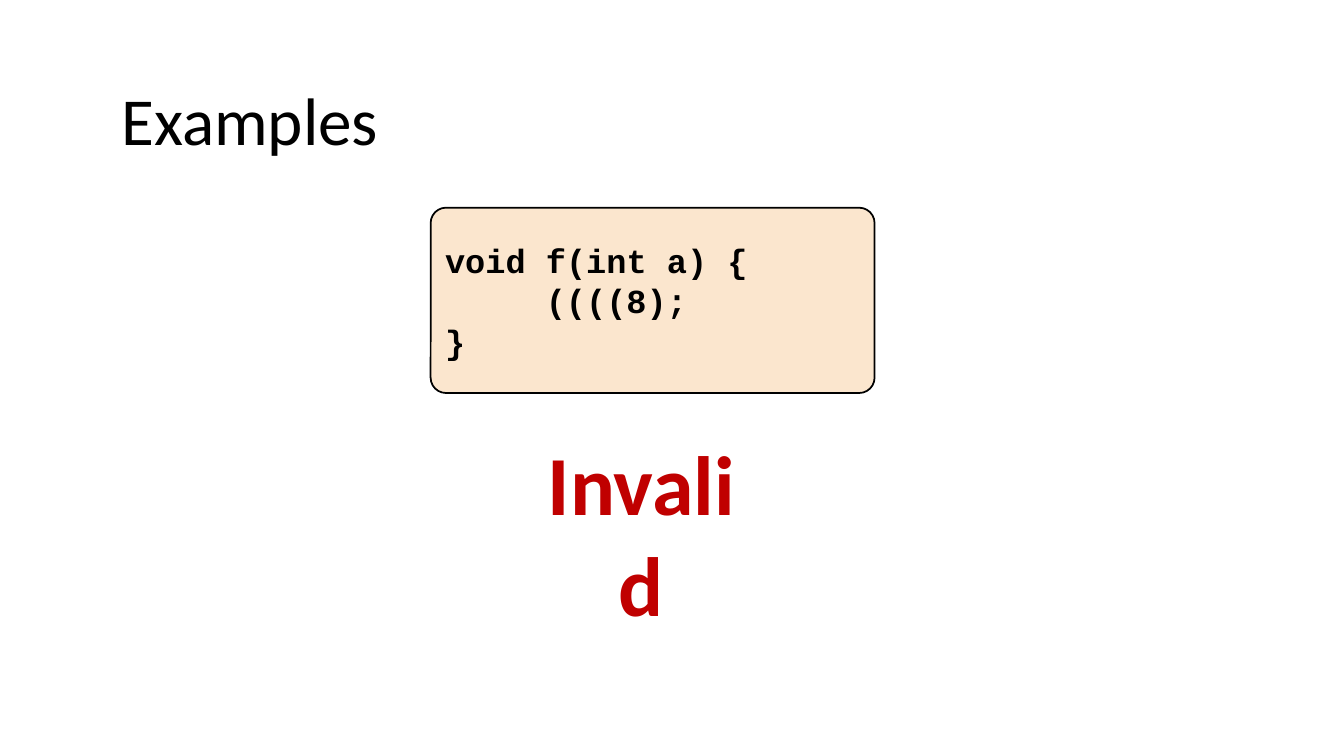
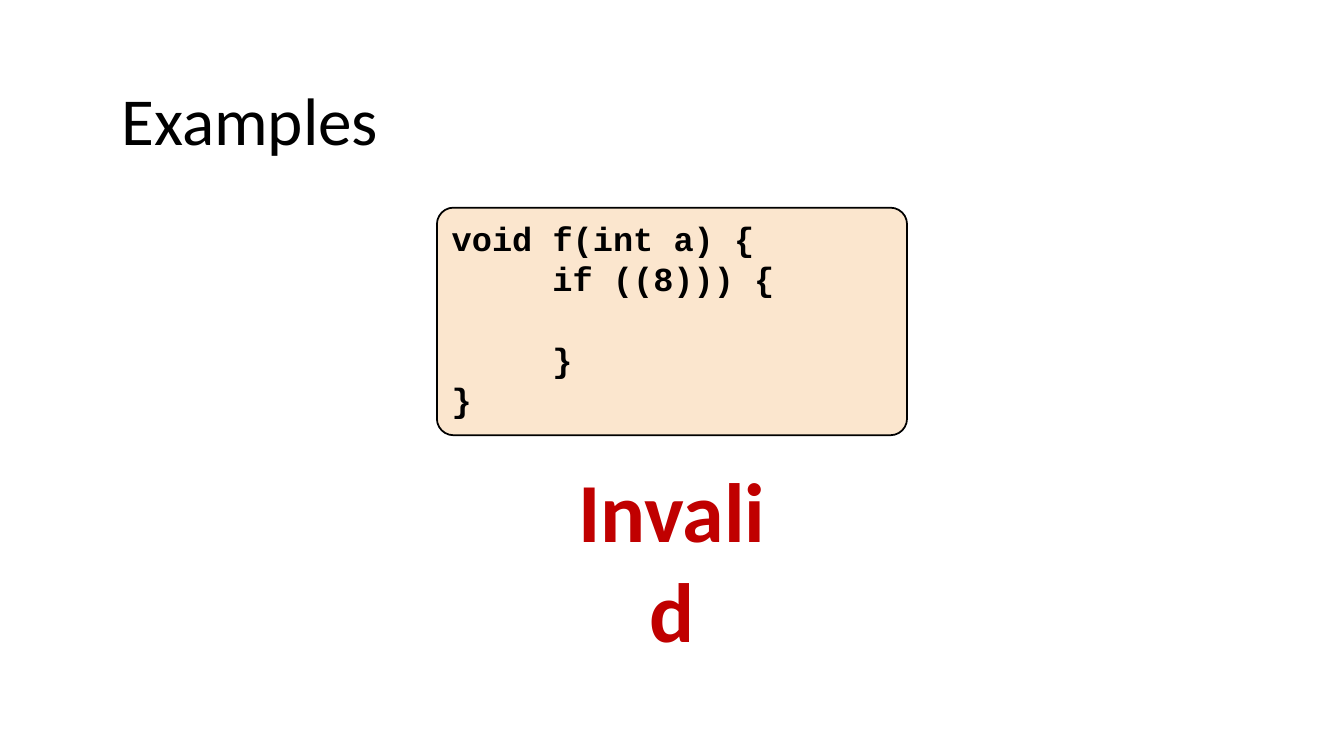
Before and after one commit to nivshani/compilation, a slide deck: slide 5 of slides/top_down_parsing.pptx. Drawn at 1344x756 pixels with LibreOffice and Linux fonts; fonts in the diff are those of the drawing. Boxes give left, top, right and bottom in pixels: in the first picture for what was removed or moved away, otherwise in the second. Text is boxed around its words. In the diff, an @@ line names an element or a change of style, - is before the commit and + after.

```diff
--- a/slides/top_down_parsing.pptx
+++ b/slides/top_down_parsing.pptx
@@ text in rounded rectangle at (437,208,906,436): paragraph added @@
+}
@@ rounded rectangle "void f(int a) {": place and size @@
-rounded rectangle "void f(int a) {" at (431,208,874,393)
+rounded rectangle "void f(int a) {" at (437,208,906,436)
@@ rounded rectangle "void f(int a) {" at (437,208,906,436): vertical alignment middle to top; proportions changed @@
@@ text in rounded rectangle at (552,266,734,298): text changed @@
-((((8);
+if ((8))) {
@@ text "Invalid": place and size @@
-text "Invalid" at (517,426,765,640)
+text "Invalid" at (547,453,796,666)
```
Also in this commit, not shown: 17 other slides changed, 3 slides added, 4 slides removed, 1 other file.
